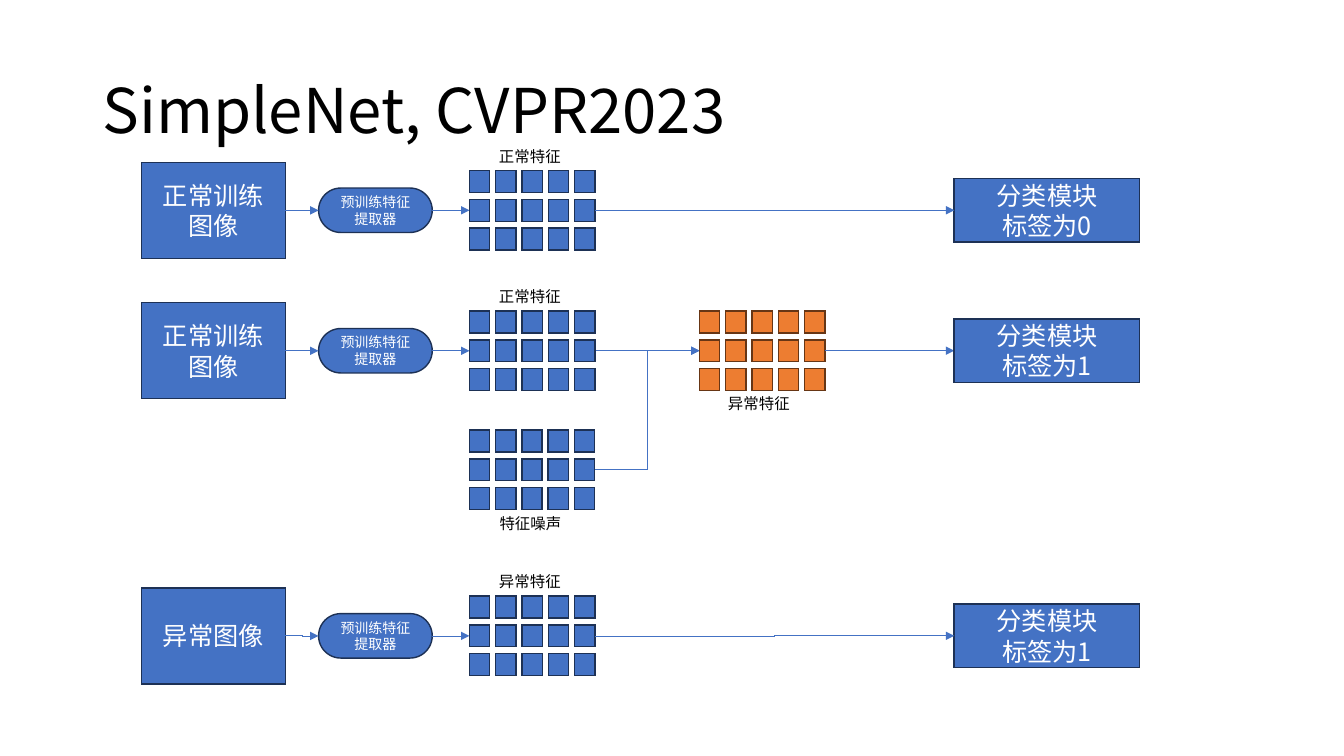
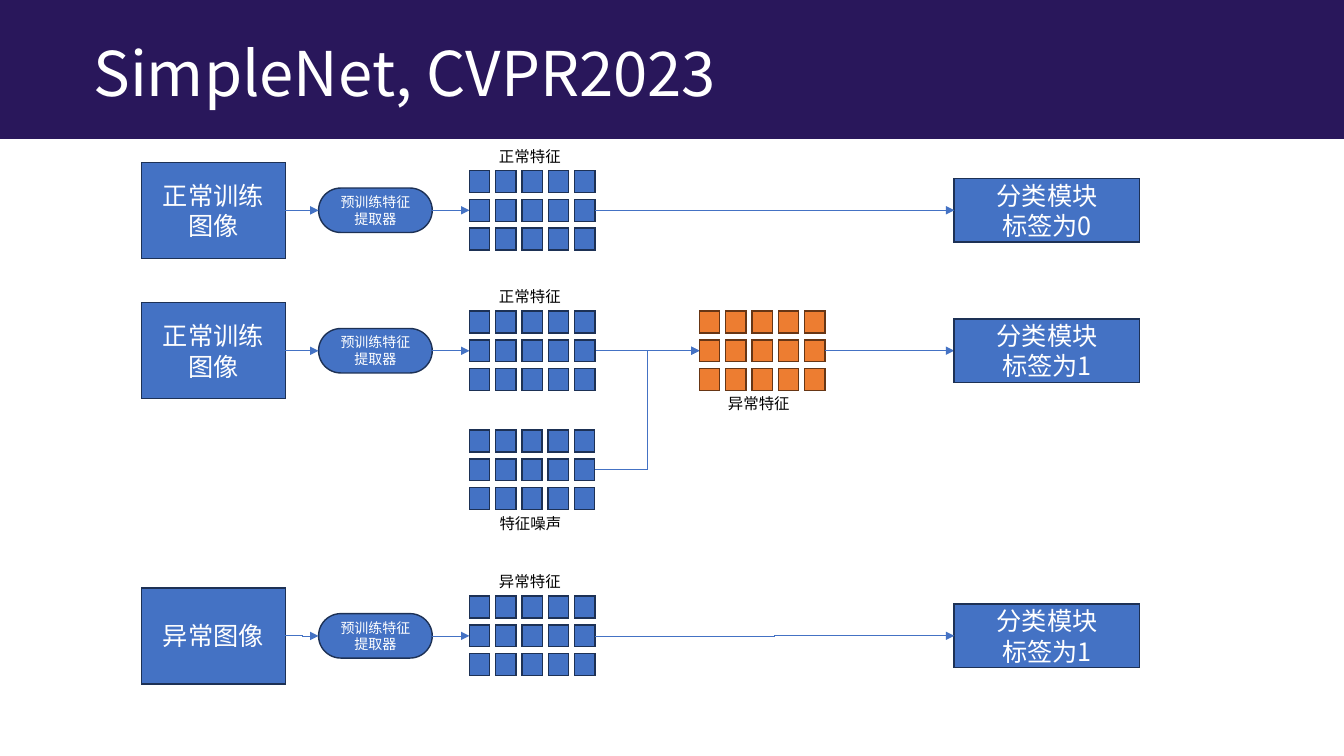
Before and after one commit to lizhenbang56/Papers, a slide deck: slide 20 of papers/车底检测/车底爆炸物检测装置产品立项报告.pptx (slide 21 before the commit). Drawn at 1344x756 pixels with LibreOffice and Linux fonts; fonts in the diff are those of the drawing. Boxes give left, top, right and bottom in pixels: in the first picture for what was removed or moved away, otherwise in the second. Text is boxed around its words. In the diff, an @@ line names an element or a change of style, - is before the commit and + after.

```diff
--- a/papers/车底检测/车底爆炸物检测装置产品立项报告.pptx
+++ b/papers/车底检测/车底爆炸物检测装置产品立项报告.pptx
@@ rectangle added at bbox=[0, 0, 1344, 139], fill #29175B @@
@@ title "SimpleNet, CVPR2023": place and size @@
-title "SimpleNet, CVPR2023" at bbox=[102, 84, 726, 147]
+title "SimpleNet, CVPR2023" at bbox=[93, 47, 717, 110]
@@ title "SimpleNet, CVPR2023" at bbox=[93, 47, 717, 110]: text colour #000000 to #FFFFFF @@
```
Also in this commit, not shown: 32 other slides changed, 3 slides added, 10 other files.
